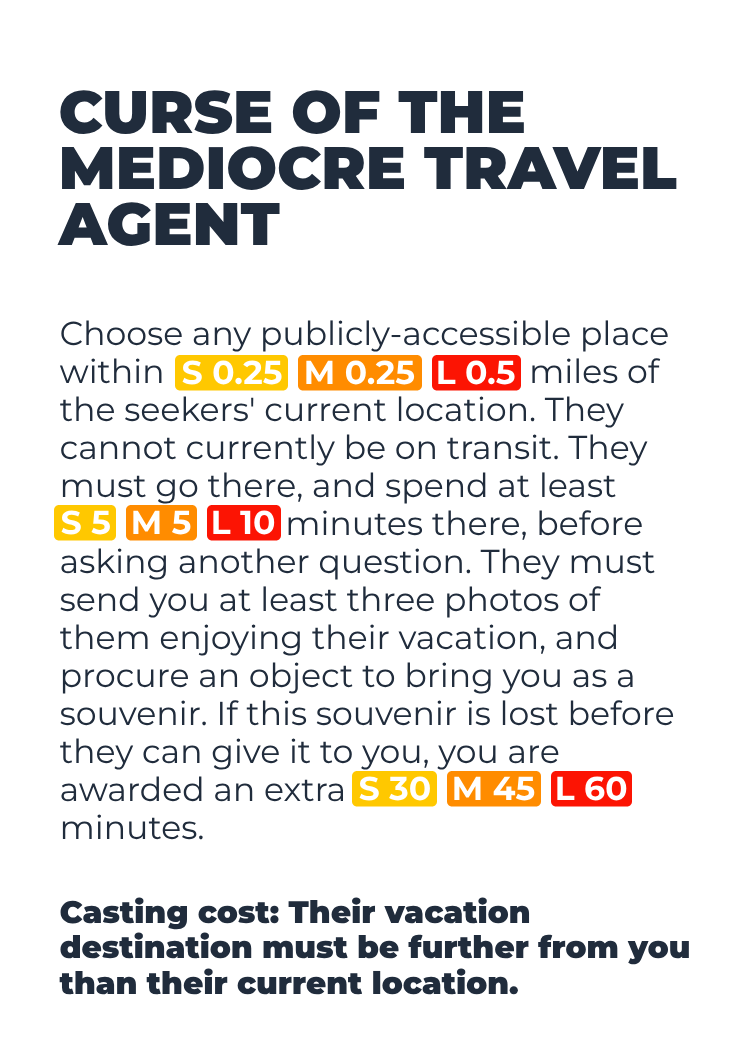
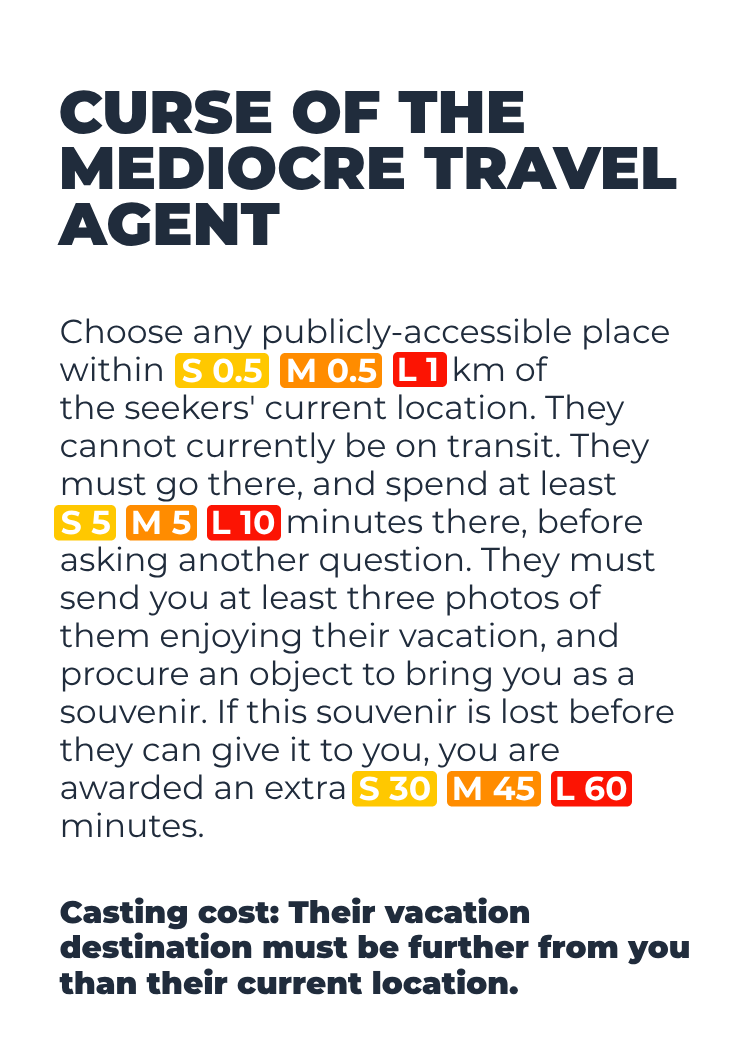
Layer changes from the first 750px x 1050px image to the second:
renamed "L 0.5" to "L 1", painted on it over box(399, 357, 515, 385)
renamed "M 0.25" to "M 0.4", painted on it over box(288, 358, 415, 385)
renamed "S 0.25" to "S 0.5", painted on it over box(182, 358, 282, 385)
painted on "Choose any publicly-accessible p" over box(60, 318, 674, 840)
